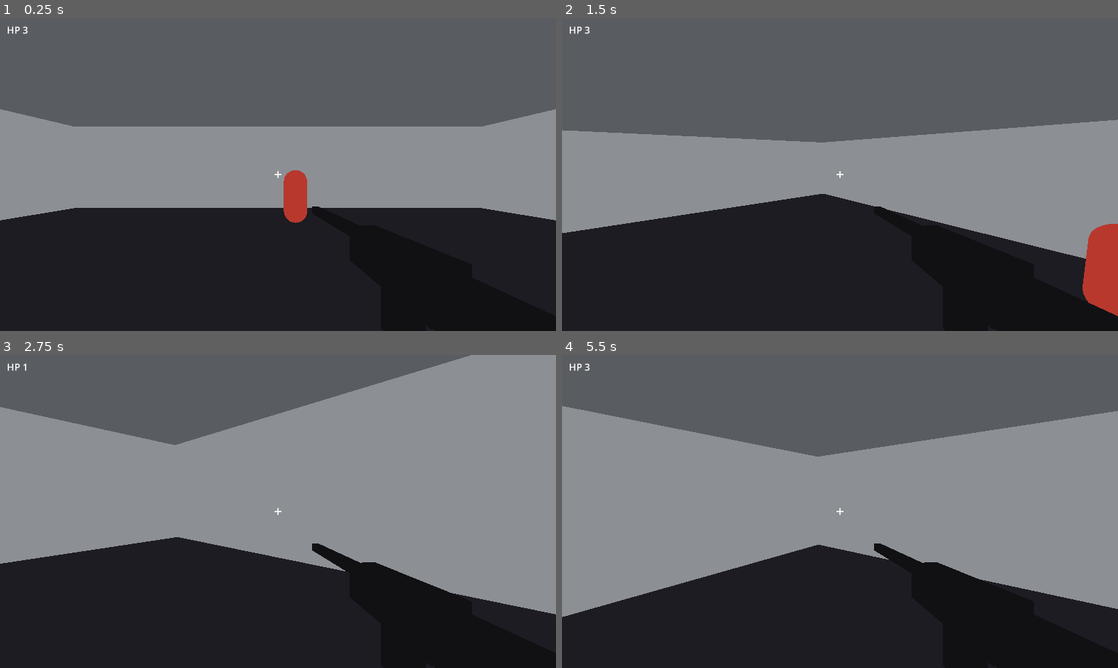
Above: before the commit, frames 1-4 (two rows, left to right).
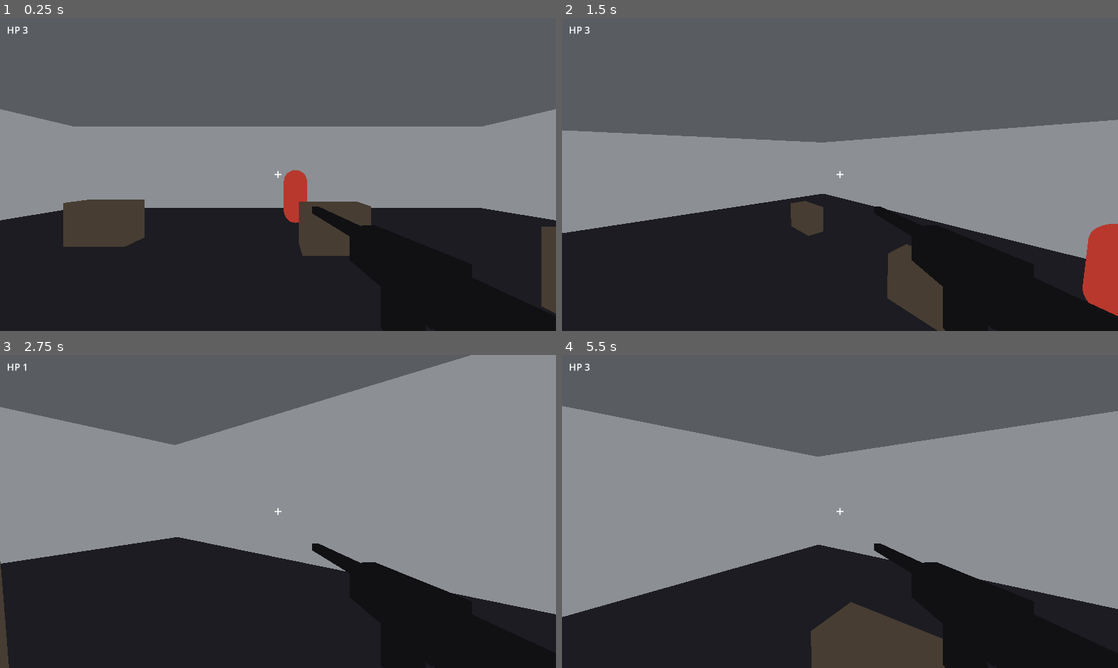
Above: after the commit, the same moments.

Repository: zachmofo/fps-studio
Game: Godot game, scene res://scenes/main.tscn
Two runs of this game, one before a commit and one after it. Both use one fixed random seed, a clock stepped at 60 frames per second and the inputs below.
Inputs (mouse positions are in pixels of both pictures, inside the frame that each line leads up to):
- Up to frame 1 (0.25 s): no input
- Up to frame 2 (1.5 s): move the mouse to (962, 158) at 0.52 s; press the mouse at (962, 158) at 0.53 s; hold D (move_right) 0.53-1.28 s; tap Space (jump) at 0.77 s; move the mouse to (812, 174) at 1.27 s; release the mouse at (812, 174) at 1.28 s; hold W (move_forward) from 1.28 s (still down); click (812, 174) at 1.35 s
- Up to frame 3 (2.75 s): keep holding W (move_forward); tap Space (jump) at 1.52 s; move the mouse to (289, 505) at 2.02 s; press the mouse at (289, 505) at 2.03 s
- Up to frame 4 (5.5 s): keep holding W (move_forward); move the mouse to (834, 517) at 2.77 s; release the mouse at (834, 517) at 2.78 s; click (834, 517) at 2.85 s; tap Space (jump) at 3.02, 3.77, 4.52 s; move the mouse to (878, 514) at 3.52 s; press the mouse at (878, 514) at 3.53 s; move the mouse to (795, 508) at 4.27 s; release the mouse at (795, 508) at 4.28 s; click (795, 508) at 4.35 s; move the mouse to (845, 511) at 5.02 s; press the mouse at (845, 511) at 5.03 s

The runs differ from the first frame. In frame 1, 4.4% of the frame differs, in the area x 11-100%, y 58-95%; in frame 2, 2.2%; in frame 3, 0.3%; in frame 4, 3.7%.

Commit message:
I4-2 three waist-high cover boxes in the room

Diff:
--- a/scenes/main.tscn
+++ b/scenes/main.tscn
@@ -58,6 +58,17 @@
 [sub_resource type="BoxMesh" id="BoxMesh_spawn"]
 material = SubResource("Mat_spawn")
 size = Vector3(0.4, 0.08, 0.4)
+
+[sub_resource type="StandardMaterial3D" id="Mat_cover"]
+shading_mode = 0
+albedo_color = Color(0.28, 0.24, 0.20, 1)
+
+[sub_resource type="BoxMesh" id="BoxMesh_cover"]
+material = SubResource("Mat_cover")
+size = Vector3(1.4, 1.0, 0.7)
+
+[sub_resource type="BoxShape3D" id="BoxShape3D_cover"]
+size = Vector3(1.4, 1.0, 0.7)
 
 [node name="Main" type="Node3D"]
 script = ExtResource("1_main")
@@ -128,3 +139,30 @@
 
 [node name="Dummy" parent="." instance=ExtResource("3_dummy")]
 transform = Transform3D(1, 0, 0, 0, 1, 0, 0, 0, 1, 0, 0, -7)
+
+[node name="CoverPeek" type="StaticBody3D" parent="."]
+transform = Transform3D(1, 0, 0, 0, 1, 0, 0, 0, 1, 4, 0.5, -2.2)
+
+[node name="MeshInstance3D" type="MeshInstance3D" parent="CoverPeek"]
+mesh = SubResource("BoxMesh_cover")
+
+[node name="CollisionShape3D" type="CollisionShape3D" parent="CoverPeek"]
+shape = SubResource("BoxShape3D_cover")
+
+[node name="CoverMid" type="StaticBody3D" parent="."]
+transform = Transform3D(1, 0, 0, 0, 1, 0, 0, 0, 1, 1.2, 0.5, -4.5)
+
+[node name="MeshInstance3D" type="MeshInstance3D" parent="CoverMid"]
+mesh = SubResource("BoxMesh_cover")
+
+[node name="CollisionShape3D" type="CollisionShape3D" parent="CoverMid"]
+shape = SubResource("BoxShape3D_cover")
+
+[node name="CoverLeft" type="StaticBody3D" parent="."]
+transform = Transform3D(1, 0, 0, 0, 1, 0, 0, 0, 1, -4.2, 0.5, -5)
+
+[node name="MeshInstance3D" type="MeshInstance3D" parent="CoverLeft"]
+mesh = SubResource("BoxMesh_cover")
+
+[node name="CollisionShape3D" type="CollisionShape3D" parent="CoverLeft"]
+shape = SubResource("BoxShape3D_cover")
Not shown: 1 places in scenes/main.tscn that only renumber resources
